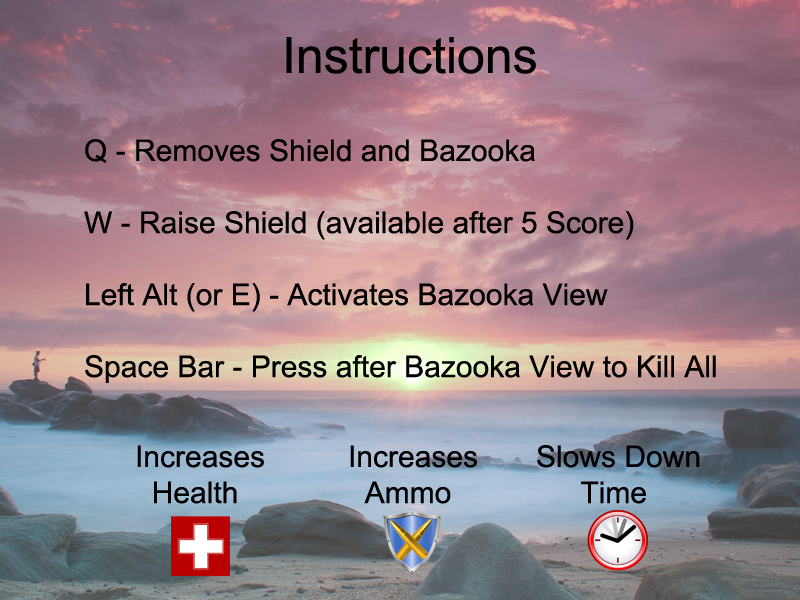
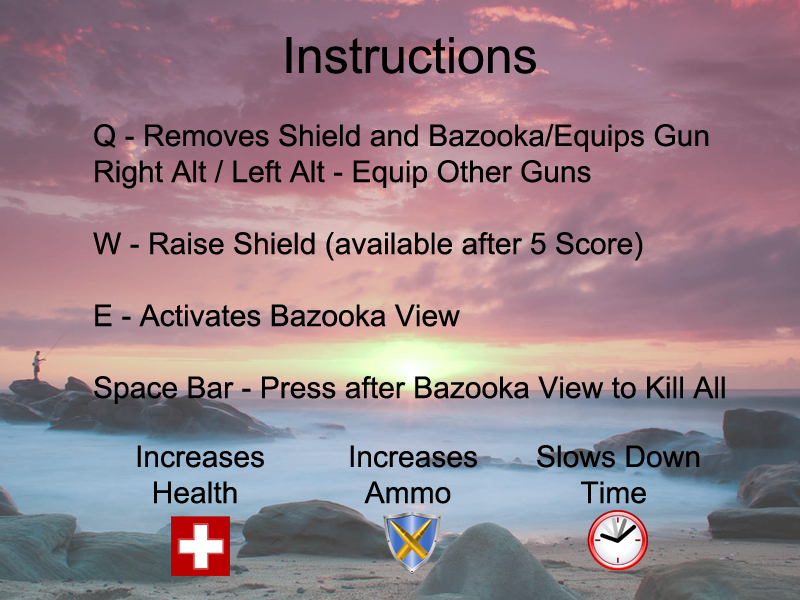
Before/after of a w=800, h=600 layered artwork. What changed in the layer stack:
renamed "Q - Removes Shield and Bazooka W - Raise Shield (available aft" to "Q - Removes Shield and Bazooka/Equips Gun Right Alt / Left Alt", painted on it over left=84, top=124, right=725, bottom=404
